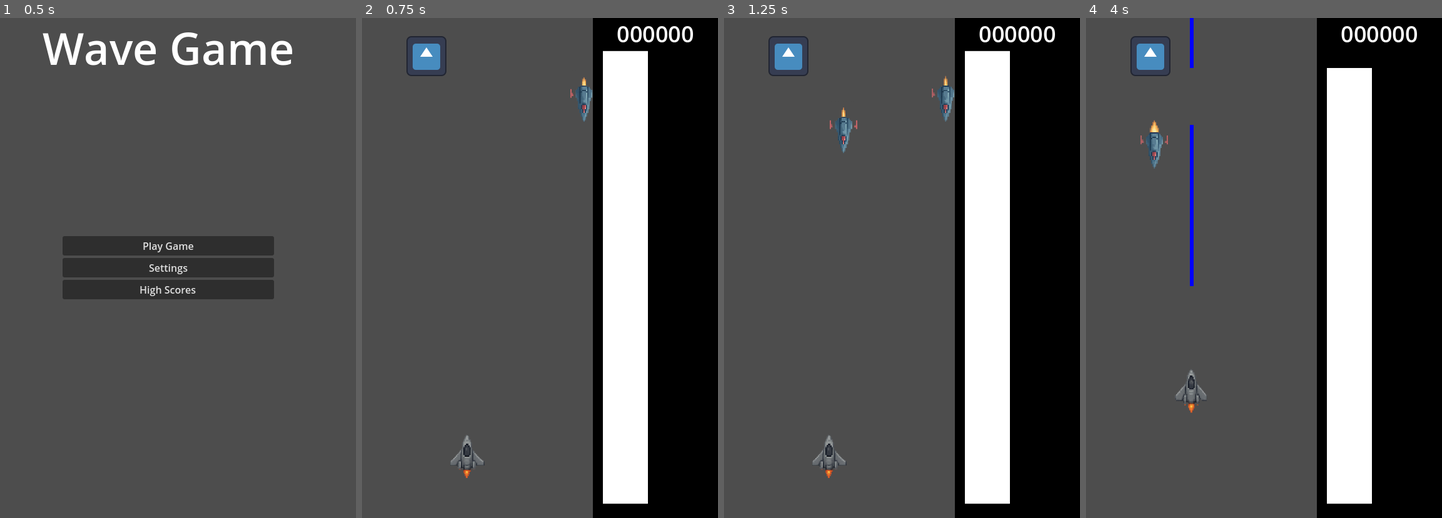
Above: before the commit, frames 1-4 (left to right).
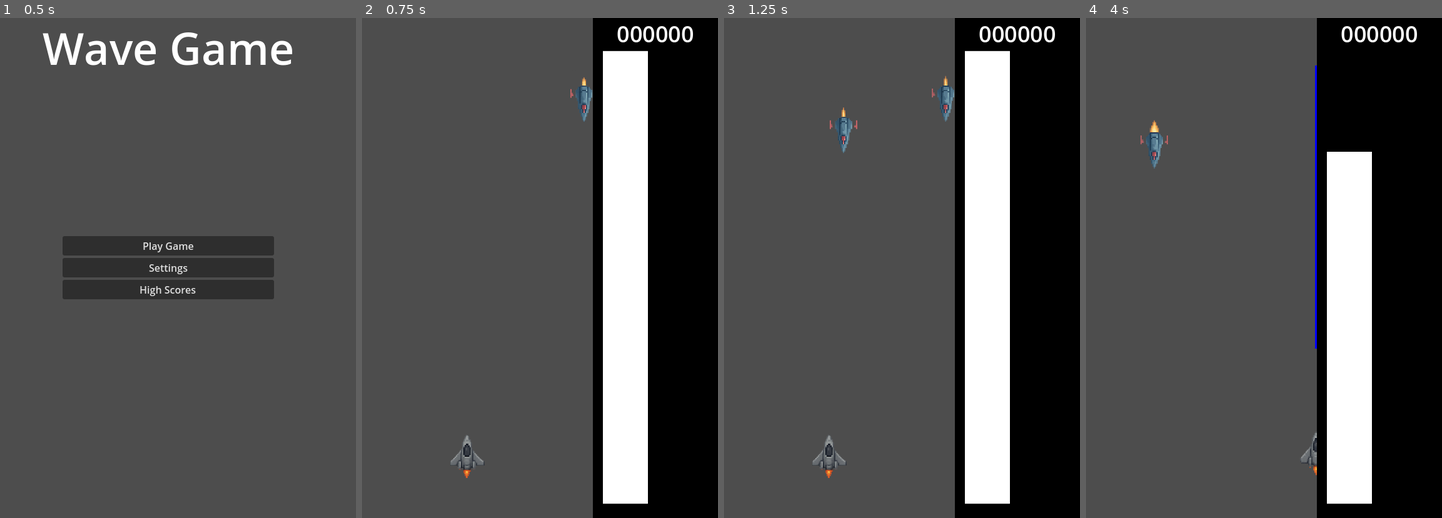
Above: after the commit, the same moments.

Repository: parkernalch/wave-jam
Game: Godot game, scene res://Scenes/Menus/menus.tscn
Two runs of this game, one before a commit and one after it. Both use one fixed random seed, a clock stepped at 60 frames per second and the inputs below. The engine's default icon, where the game draws it, is replaced by a stand-in: a white triangle on a blue panel in a dark square.
Inputs (mouse positions are in pixels of both pictures, inside the frame that each line leads up to):
- Up to frame 1 (0.5 s): no input
- Up to frame 2 (0.75 s): click "Play Game" at 0.5 s
- Up to frame 3 (1.25 s): no input
- Up to frame 4 (4 s): move the mouse to (1335, 243) at 1.27 s; hold D (right) 1.28-2.03 s; hold Shift (boost) 1.28-2.03 s; move the mouse to (1178, 293) at 2.02 s; hold S (down) 2.03-2.78 s; click (1178, 293) at 2.1 s; move the mouse to (1292, 158) at 2.77 s; hold D (right) 2.78-3.53 s; hold Right mouse button (shoot) 2.78-3.53 s; move the mouse to (1235, 368) at 3.52 s; hold Up (ui_up) from 3.53 s (still down); tap Shift (boost) at 3.6 s

Frame 1 is identical in both runs. In frame 2, 0.5% of the frame differs, in the area x 12-24%, y 3-12%; in frame 3, 0.5%; in frame 4, 3.8%, in the area x 12-81%, y 0-92%.

Commit message:
Fixed WASD input | Consolidated Enemies into single scene

Diff:
--- a/Entities/Enemy/Enemy.tscn
+++ b/Entities/Enemy/Enemy.tscn
@@ -1,17 +1,67 @@
-[gd_scene load_steps=4 format=3 uid="uid://d3pvvcxo50ind"]
+[gd_scene load_steps=10 format=3 uid="uid://bgq25fqnnfvvr"]
 
 [ext_resource type="Script" uid="uid://c31wxi1aat0bk" path="res://Entities/Enemy/Enemy.gd" id="1_jd44d"]
-[ext_resource type="Texture2D" uid="uid://bve4tgd36vyvf" path="res://icon.svg" id="1_medso"]
+[ext_resource type="Texture2D" uid="uid://cixl751gq28wa" path="res://Assets/Ships/sprite sheet ai2.png" id="2_t7hpb"]
 
-[sub_resource type="RectangleShape2D" id="RectangleShape2D_jd44d"]
-size = Vector2(64, 64)
+[sub_resource type="AtlasTexture" id="AtlasTexture_bkf3j"]
+atlas = ExtResource("2_t7hpb")
+region = Rect2(102, 394, 149, 321)
+
+[sub_resource type="AtlasTexture" id="AtlasTexture_h3i4d"]
+atlas = ExtResource("2_t7hpb")
+region = Rect2(102, 715, 149, 321)
+
+[sub_resource type="AtlasTexture" id="AtlasTexture_cifcq"]
+atlas = ExtResource("2_t7hpb")
+region = Rect2(328, 394, 149, 321)
+
+[sub_resource type="AtlasTexture" id="AtlasTexture_hx056"]
+atlas = ExtResource("2_t7hpb")
+region = Rect2(328, 715, 149, 321)
+
+[sub_resource type="AtlasTexture" id="AtlasTexture_dlghj"]
+atlas = ExtResource("2_t7hpb")
+region = Rect2(554, 394, 149, 321)
+
+[sub_resource type="SpriteFrames" id="SpriteFrames_xhe1s"]
+animations = [{
+"frames": [{
+"duration": 1.0,
+"texture": SubResource("AtlasTexture_bkf3j")
+}, {
+"duration": 1.0,
+"texture": SubResource("AtlasTexture_h3i4d")
+}, {
+"duration": 1.0,
+"texture": SubResource("AtlasTexture_cifcq")
+}, {
+"duration": 1.0,
+"texture": SubResource("AtlasTexture_hx056")
+}, {
+"duration": 1.0,
+"texture": SubResource("AtlasTexture_dlghj")
+}],
+"loop": true,
+"name": &"idle",
+"speed": 5.0
+}]
+
+[sub_resource type="RectangleShape2D" id="RectangleShape2D_bkf3j"]
+size = Vector2(17, 60.000004)
 
 [node name="Enemy" type="CharacterBody2D"]
 script = ExtResource("1_jd44d")
 
-[node name="Sprite2D" type="Sprite2D" parent="."]
-scale = Vector2(0.5, 0.5)
-texture = ExtResource("1_medso")
+[node name="AnimatedSprite2D" type="AnimatedSprite2D" parent="."]
+position = Vector2(0, -161)
+rotation = -3.1415925
+sprite_frames = SubResource("SpriteFrames_xhe1s")
+animation = &"idle"
+autoplay = "idle"
+frame_progress = 0.65647364
 
 [node name="CollisionShape2D" type="CollisionShape2D" parent="."]
-shape = SubResource("RectangleShape2D_jd44d")
+position = Vector2(1.5000134, -109)
+rotation = -3.1415925
+scale = Vector2(3, 3)
+shape = SubResource("RectangleShape2D_bkf3j")
--- a/Entities/Enemy2/Enemy2.tscn
+++ /dev/null
@@ -1,67 +0,0 @@
-[gd_scene load_steps=10 format=3 uid="uid://bgq25fqnnfvvr"]
-
-[ext_resource type="Script" uid="uid://c31wxi1aat0bk" path="res://Entities/Enemy/Enemy.gd" id="1_bkf3j"]
-[ext_resource type="Texture2D" uid="uid://cixl751gq28wa" path="res://Assets/Ships/sprite sheet ai2.png" id="1_lvnmx"]
-
-[sub_resource type="AtlasTexture" id="AtlasTexture_bkf3j"]
-atlas = ExtResource("1_lvnmx")
-region = Rect2(102, 394, 149, 321)
-
-[sub_resource type="AtlasTexture" id="AtlasTexture_h3i4d"]
-atlas = ExtResource("1_lvnmx")
-region = Rect2(102, 715, 149, 321)
-
-[sub_resource type="AtlasTexture" id="AtlasTexture_cifcq"]
-atlas = ExtResource("1_lvnmx")
-region = Rect2(328, 394, 149, 321)
-
-[sub_resource type="AtlasTexture" id="AtlasTexture_hx056"]
-atlas = ExtResource("1_lvnmx")
-region = Rect2(328, 715, 149, 321)
-
-[sub_resource type="AtlasTexture" id="AtlasTexture_dlghj"]
-atlas = ExtResource("1_lvnmx")
-region = Rect2(554, 394, 149, 321)
-
-[sub_resource type="SpriteFrames" id="SpriteFrames_xhe1s"]
-animations = [{
-"frames": [{
-"duration": 1.0,
-"texture": SubResource("AtlasTexture_bkf3j")
-}, {
-"duration": 1.0,
-"texture": SubResource("AtlasTexture_h3i4d")
-}, {
-"duration": 1.0,
-"texture": SubResource("AtlasTexture_cifcq")
-}, {
-"duration": 1.0,
-"texture": SubResource("AtlasTexture_hx056")
-}, {
-"duration": 1.0,
-"texture": SubResource("AtlasTexture_dlghj")
-}],
-"loop": true,
-"name": &"idle",
-"speed": 5.0
-}]
-
-[sub_resource type="RectangleShape2D" id="RectangleShape2D_bkf3j"]
-size = Vector2(17, 60.000004)
-
-[node name="Enemy2" type="CharacterBody2D"]
-script = ExtResource("1_bkf3j")
-
-[node name="AnimatedSprite2D" type="AnimatedSprite2D" parent="."]
-position = Vector2(0, -161)
-rotation = -3.1415925
-sprite_frames = SubResource("SpriteFrames_xhe1s")
-animation = &"idle"
-autoplay = "idle"
-frame_progress = 0.65647364
-
-[node name="CollisionShape2D" type="CollisionShape2D" parent="."]
-position = Vector2(1.5000134, -109)
-rotation = -3.1415925
-scale = Vector2(3, 3)
-shape = SubResource("RectangleShape2D_bkf3j")
--- a/Entities/Player/States/Move.gd
+++ b/Entities/Player/States/Move.gd
@@ -31,7 +31,7 @@
 	return
 
 func physics_update(_delta: float) -> void:
-	var dir := Input.get_vector("ui_left", "ui_right", "ui_up", "ui_down")
+	var dir := Input.get_vector("left", "right", "up", "down")
 
 	player.velocity = dir * player.speed
 
--- a/Scenes/Game/game.tscn
+++ b/Scenes/Game/game.tscn
@@ -1,9 +1,8 @@
-[gd_scene load_steps=12 format=3 uid="uid://gf4gu3r0d4ub"]
+[gd_scene load_steps=11 format=3 uid="uid://gf4gu3r0d4ub"]
 
 [ext_resource type="PackedScene" uid="uid://cgbo4s8g2xsx7" path="res://Entities/Player/Player.tscn" id="1_mv0hc"]
 [ext_resource type="PackedScene" uid="uid://bjt85faac56m6" path="res://Scenes/Game/AmplitudeBar/AmplitudeBar.tscn" id="2_qikps"]
-[ext_resource type="PackedScene" uid="uid://d3pvvcxo50ind" path="res://Entities/Enemy/Enemy.tscn" id="2_qxfds"]
-[ext_resource type="PackedScene" uid="uid://bgq25fqnnfvvr" path="res://Entities/Enemy2/Enemy2.tscn" id="3_qikps"]
+[ext_resource type="PackedScene" uid="uid://bgq25fqnnfvvr" path="res://Entities/Enemy/Enemy.tscn" id="3_qikps"]
 
 [sub_resource type="LabelSettings" id="LabelSettings_ev4jc"]
 font_size = 36
@@ -141,9 +140,6 @@
 offset_bottom = 1087.0
 scale = Vector2(1.2400012, 1)
 
-[node name="Enemy" parent="." instance=ExtResource("2_qxfds")]
-position = Vector2(134, 61)
-
 [node name="Enemy2" parent="." instance=ExtResource("3_qikps")]
 position = Vector2(441, 115.000015)
 scale = Vector2(0.3, 0.2972163)
